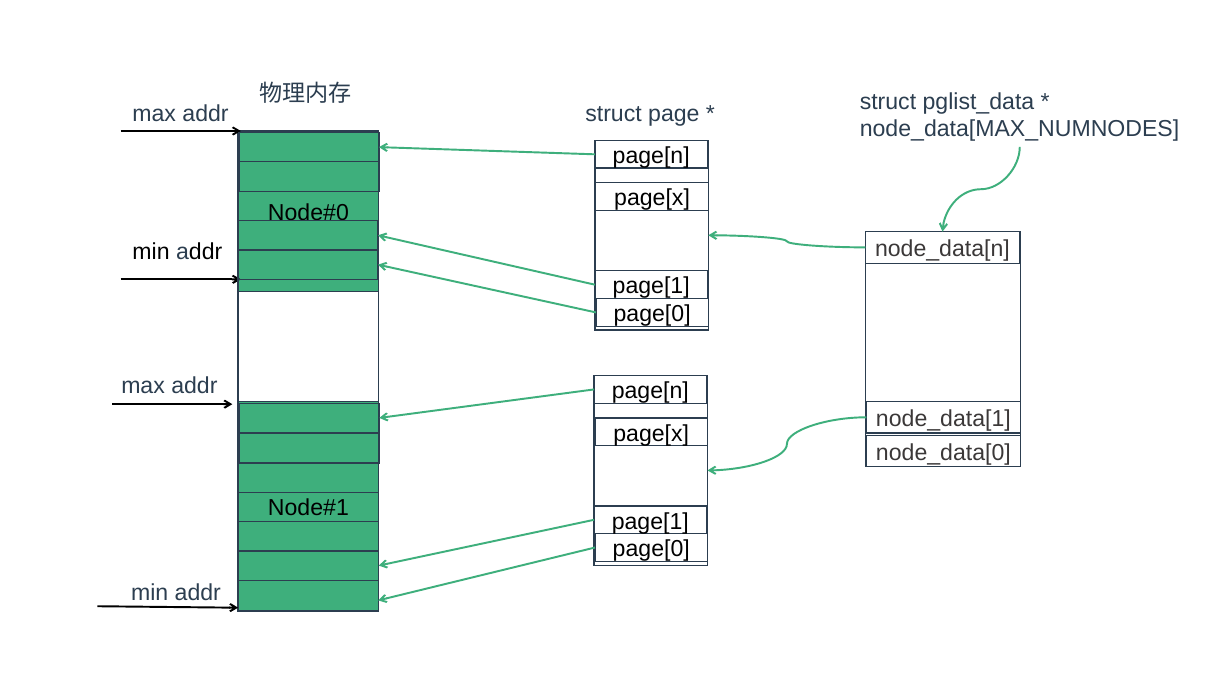
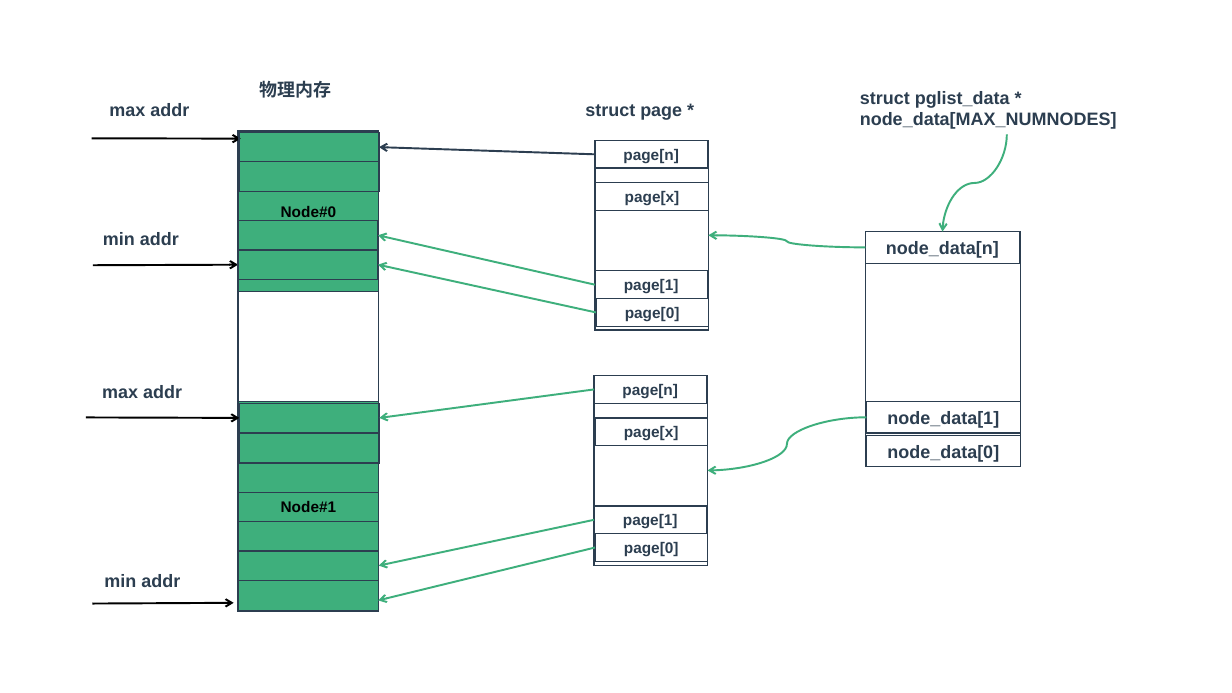
Before and after one commit to zaiqiang-dong/zaiqiang, a slide deck: slide 3 of picture/ppt/memory/memory_modle.pptx (slide 2 before the commit). Drawn at 1232x693 pixels with LibreOffice and Linux fonts; fonts in the diff are those of the drawing. Boxes give left, top, right and bottom in pixels: in the first picture for what was removed or moved away, otherwise in the second. Text is boxed around its words. In the diff, an @@ line names an element or a change of style, - is before the commit and + after.

```diff
--- a/picture/ppt/memory/memory_modle.pptx
+++ b/picture/ppt/memory/memory_modle.pptx
@@ text "max addr": place and size @@
-text "max addr" at (132, 104, 228, 122)
+text "max addr" at (109, 103, 189, 116)
@@ arrow moved from (121, 131) - (241, 131) to (91, 139) - (241, 139) @@
@@ rectangle "Node#0" at (238, 131, 379, 292): size 18 to 12 pt, bold on @@
@@ arrow (595, 154) - (379, 147): stroke #3EAF7C 1.5 pt to #2C3E50 1.5 pt @@
@@ curved arrow moved from (1020, 147) - (943, 232) to (1007, 134) - (943, 232) @@
@@ size 18 to 12 pt, text colour #000000 to #2C3E50, bold on in 8 elements at (594, 375, 707, 403), (595, 534, 708, 562), (594, 506, 707, 534), (595, 418, 708, 445), (595, 140, 708, 168), (596, 299, 709, 326), (595, 271, 708, 299), (596, 183, 709, 211) @@
@@ text "min addr": place and size @@
-text "min addr" at (132, 242, 222, 260)
+text "min addr" at (103, 232, 179, 245)
@@ text "min addr" at (103, 232, 179, 245): size 18 to 14 pt, bold on; text colour #000000 to #2C3E50 in "min addr" @@
@@ arrow moved from (121, 279) - (241, 279) to (93, 265) - (238, 264) @@
@@ size 18 to 14 pt, bold on in 6 elements at (259, 80, 331, 98), (585, 104, 682, 120), (860, 91, 1117, 129), (104, 574, 180, 587), (109, 103, 189, 116), (102, 385, 182, 398) @@
@@ text "max addr": place and size @@
-text "max addr" at (121, 376, 217, 394)
+text "max addr" at (102, 385, 182, 398)
@@ arrow moved from (112, 404) - (232, 404) to (86, 418) - (239, 418) @@
@@ rectangle "Node#1" at (238, 401, 379, 611): size 18 to 12 pt, bold on @@
@@ size 18 to 14 pt, text colour #3B3838 to #2C3E50, bold on in 3 elements at (866, 232, 1020, 263), (867, 435, 1021, 467), (867, 402, 1021, 433) @@
@@ text "min addr": place and size @@
-text "min addr" at (131, 583, 221, 606)
+text "min addr" at (104, 574, 180, 587)
@@ arrow moved from (97, 606) - (238, 608) to (92, 604) - (234, 603) @@
```
Also in this commit, not shown: 2 other slides changed, 10 slides added, 16 other files.
